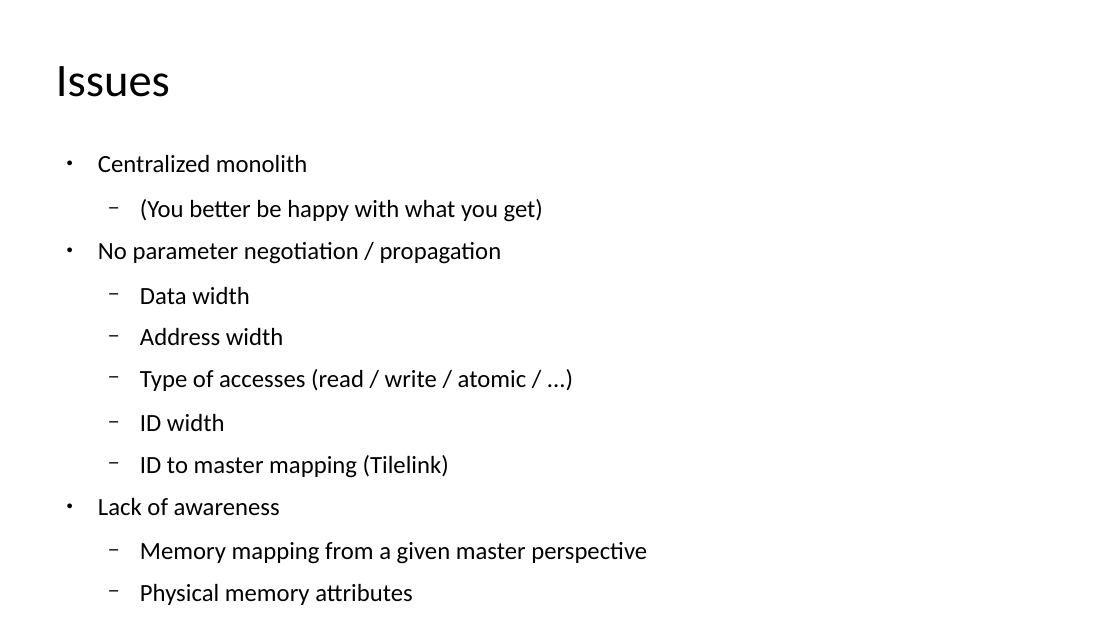
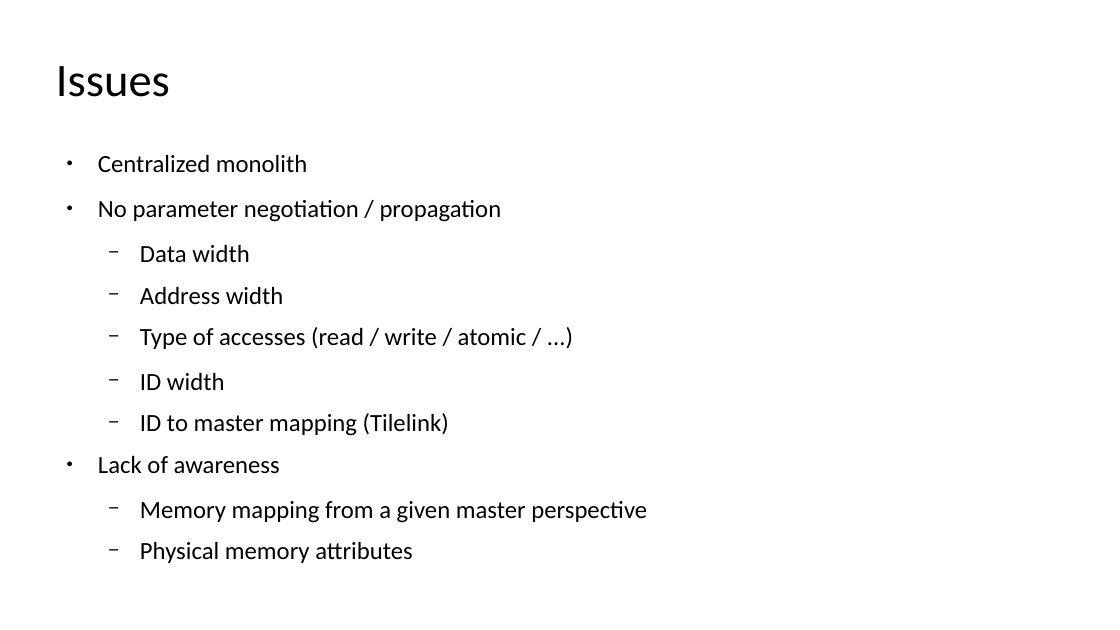
Before and after one commit to SpinalHDL/SpinalDoc, a slide deck: slide 22 of presentation/en/fsic_100723/fsic_100723.odp. Drawn at 1120x630 pixels with LibreOffice and Linux fonts; fonts in the diff are those of the drawing. Boxes give left, top, right and bottom in pixels: in the first picture for what was removed or moved away, otherwise in the second. Text is boxed around its words. In the diff, an @@ line names an element or a change of style, - is before the commit and + after.

```diff
--- a/presentation/en/fsic_100723/fsic_100723.odp
+++ b/presentation/en/fsic_100723/fsic_100723.odp
@@ text at [140,199,543,222]: paragraph removed @@
-  − (You better be happy with what you get)
```
Also in this commit, not shown: 15 other slides changed, 1 other file.
